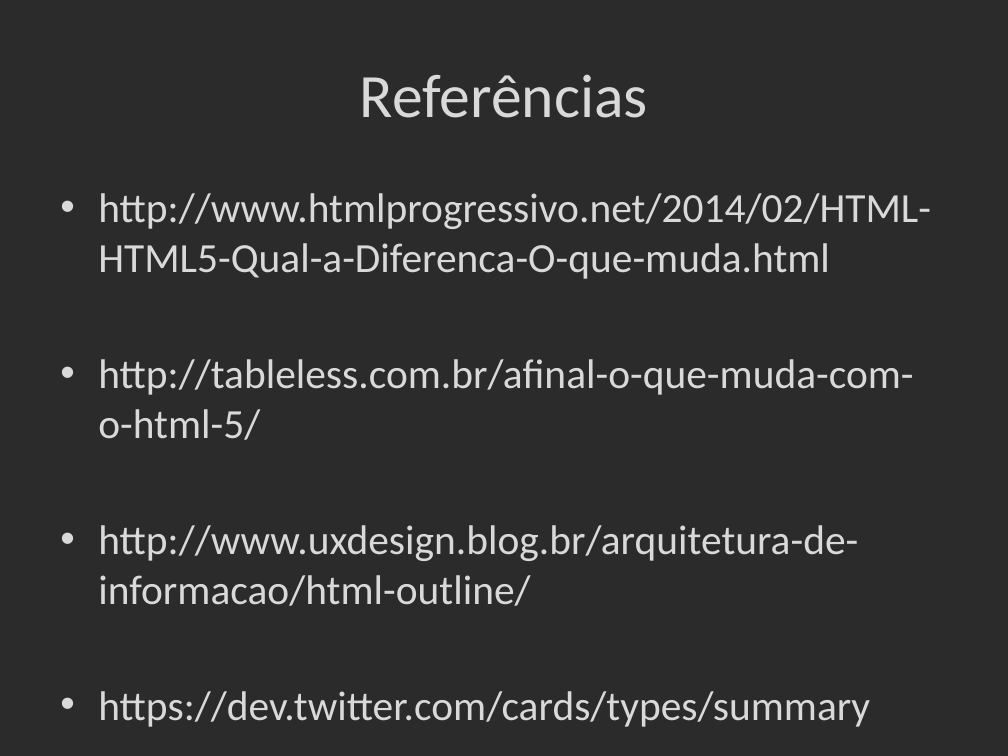
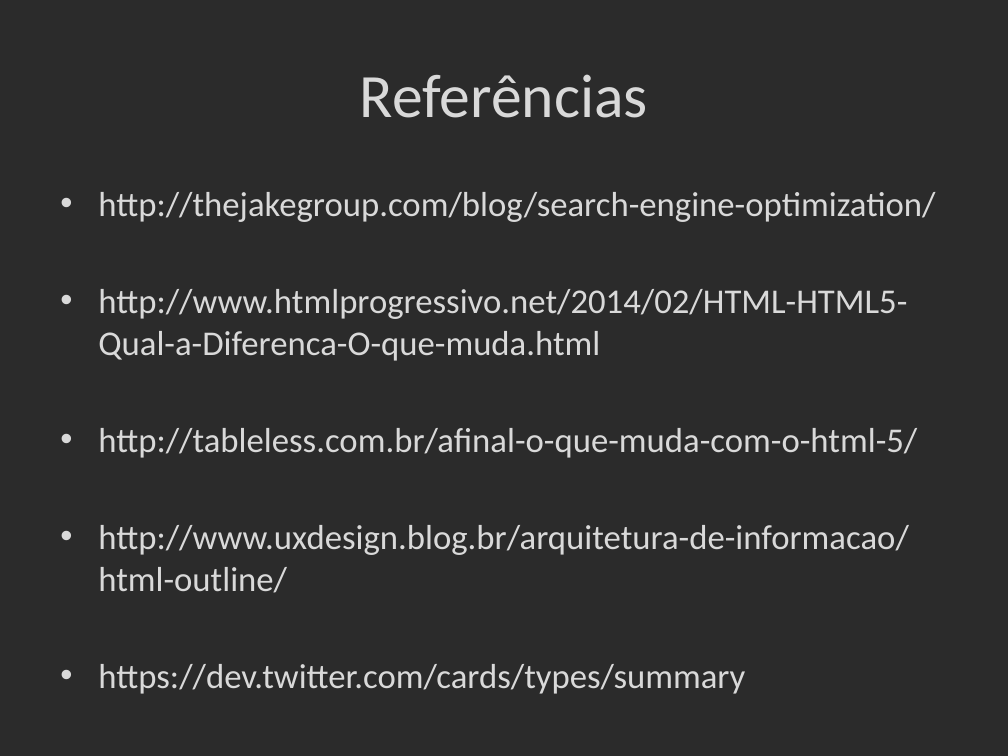
Before and after one commit to Frossard/HTML5-na-pratica, a slide deck: slide 51 of _Presentation/apresentacao.pptx. Drawn at 1008x756 pixels with LibreOffice and Linux fonts; fonts in the diff are those of the drawing; background and template pictures are left out; a plain dark background stands for a picture behind light text. Boxes give left, top, right and bottom in pixels: in the first picture for what was removed or moved away, otherwise in the second. Text is boxed around its words. In the diff, an @@ line names an element or a change of style, - is before the commit and + after.

```diff
--- a/_Presentation/apresentacao.pptx
+++ b/_Presentation/apresentacao.pptx
@@ text at (x1=98, y1=192, x2=935, y2=222): paragraph added @@
+• http://thejakegroup.com/blog/search-engine-optimization/
@@ text at (x1=98, y1=289, x2=917, y2=694): size 29.6 to 24.8 pt in "http://www.htmlprogressivo.net/2014/02/HTML-HTML5-Qual-a-Dif ...", "http://tableless.com.br/afinal-o-que-muda-com-o-html-5/", "http://www.uxdesign.blog.br/arquitetura-de-informacao/html-o ...", "https://dev.twitter.com/cards/types/summary" @@
```
Also in this commit, not shown: 1 other slide changed, 8 other files.
